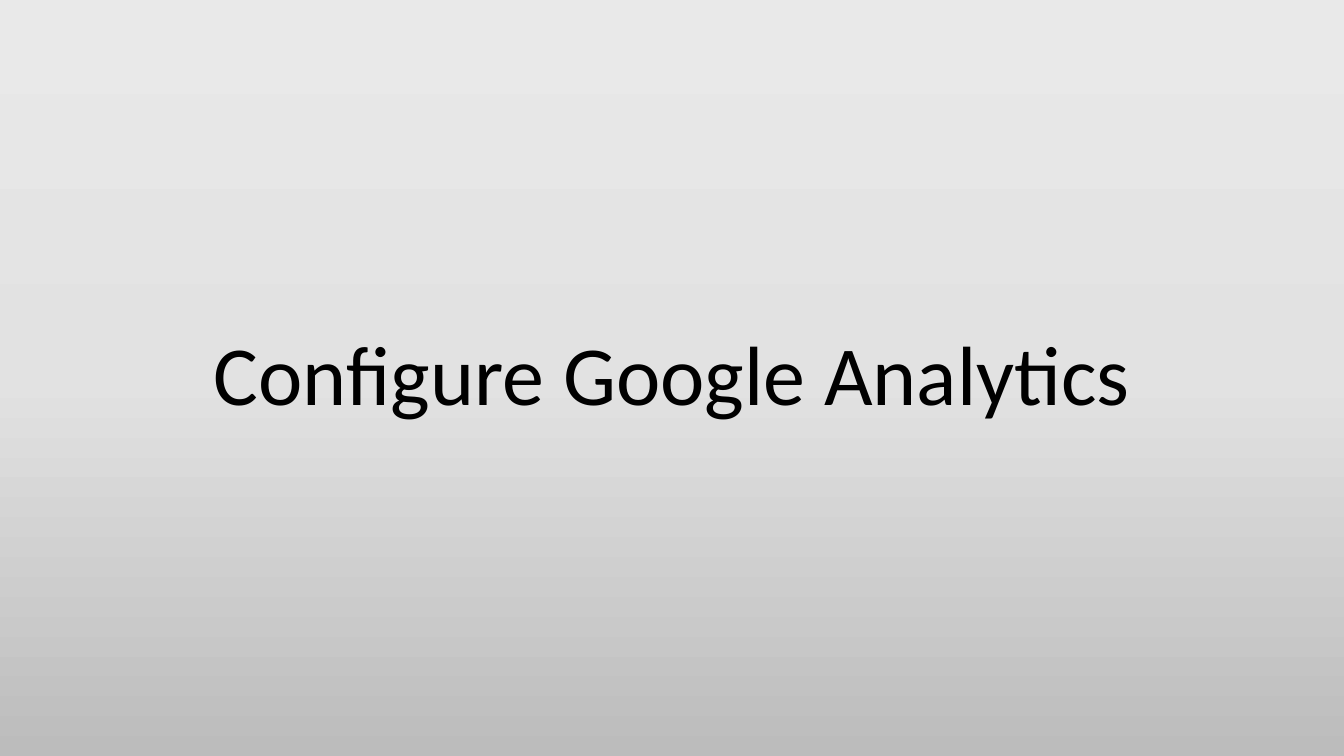
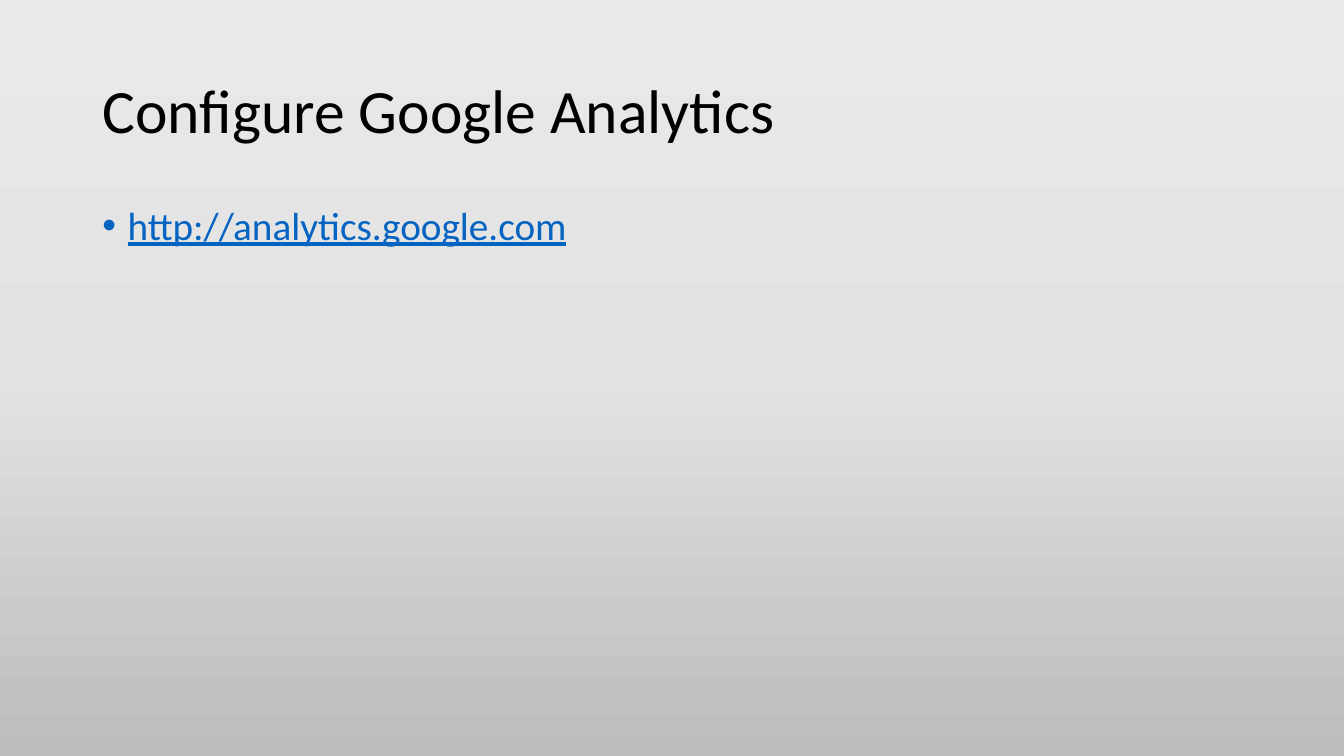
Before and after one commit to min-naing/Wordpress-Tuto-PowerPoint, a slide deck: slide 13 of 3. Building a Broucher Site.pptx. Drawn at 1344x756 pixels with LibreOffice and Linux fonts; fonts in the diff are those of the drawing. Boxes give left, top, right and bottom in pixels: in the first picture for what was removed or moved away, otherwise in the second. Text is boxed around its words. In the diff, an @@ line names an element or a change of style, - is before the commit and + after.

Commit message:
Modify Building a Brochure Site

```diff
--- a/3. Building a Broucher Site.pptx
+++ b/3. Building a Broucher Site.pptx
@@ title "Configure Google Analytics": place and size @@
-title "Configure Google Analytics" at box(214, 346, 1130, 420)
+title "Configure Google Analytics" at box(102, 90, 774, 144)
@@ title "Configure Google Analytics" at box(102, 90, 774, 144): size 60 to 44 pt; alignment centre to left @@
@@ text added at box(128, 212, 567, 247), 28 pt, text #0563C1, underline @@
+• http://analytics.google.com
```
